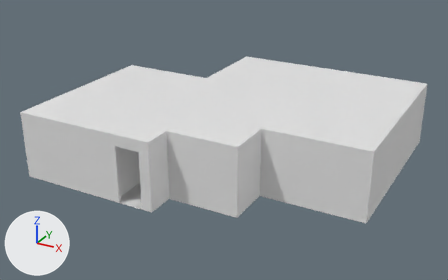
The Blender file art/Apartment.blend as it was, and as the next commit left it.
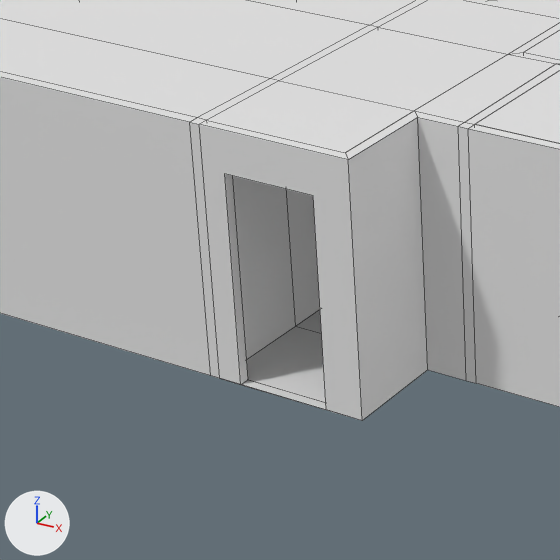
There are two pictures of each version: one whole from a 50 mm camera at (11.01, -14.37, 9.92) aimed at (0.99, 3.86, 0.8), one close up on the part from 12% to 46% of the width and 36% to 89% of the height. The lights are fixed; the arrows at lower left show +X, +Y and +Z. The first two pictures are the older version. The close-ups show mesh edges as thin lines.

Names of what the first close-up shows: 'Ceilings', 'Floors', 'Walls'.
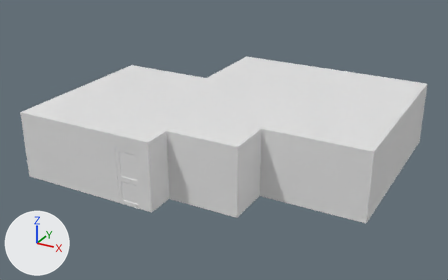
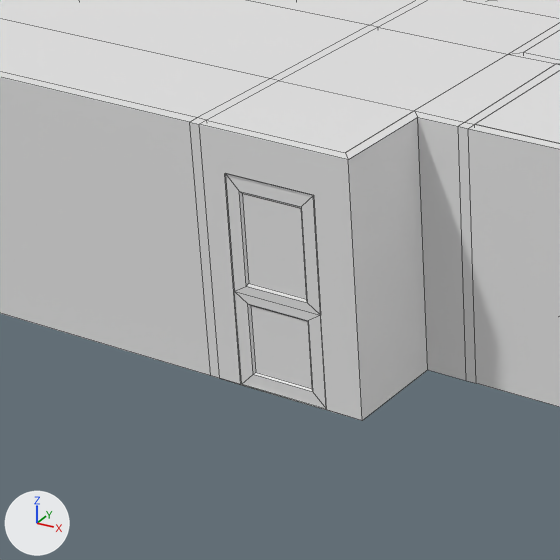
What differs and where, as boxes (x1, y1, x2, y2) in the close-ups (560 x 560 px):
'Door.005', added
    after: (225, 174, 326, 409)
'Floors', unchanged, covered by the edit
    before: (247, 310, 326, 403)

Diff of the bpy script that builds the scene:
```diff
--- a/art/Apartment.blend.py
+++ b/art/Apartment.blend.py
@@ me_cube_014 @@
+me_cube_014.from_pydata(...)  # 44 vertices, 42 faces; spans x 0.0..0.9, y -0.09..-0.01, z 0.0..2.0
@@ ob_door_005 @@
+ob_door_005 = bpy.data.objects.new('Door.005', me_cube_014)
+ob_door_005.location = (-0.42, -0.5, 0.0)
```
